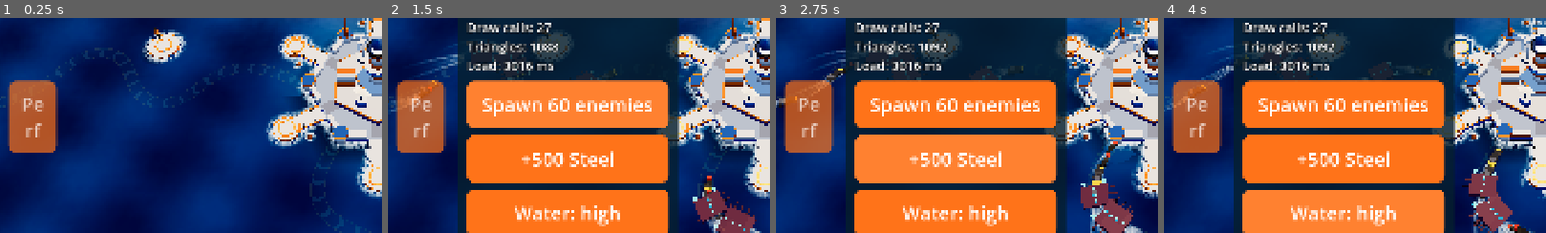
Above: before the commit, frames 1-4 (left to right).
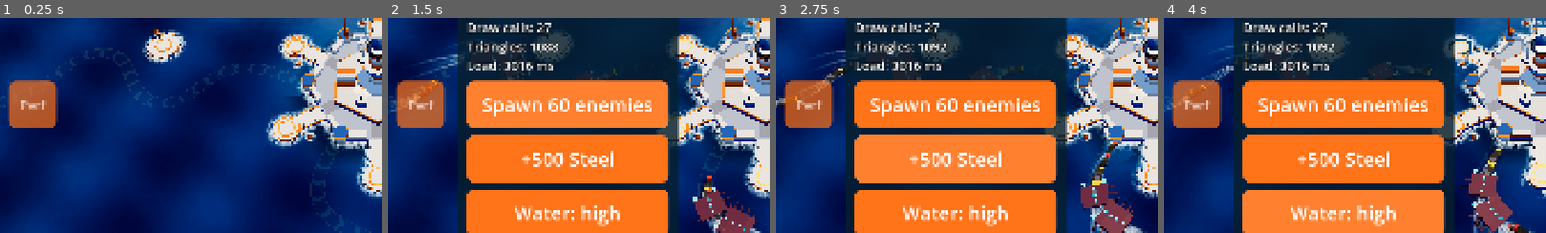
Above: after the commit, the same moments.

Repository: tinydustrystudio-hub/Hai-trinh
Game: Godot game, scene res://main/boot.tscn
Same seed, same stepped clock (60 frames per second), same inputs: the game is played once before the commit and once after it.
Inputs:
- Up to frame 1 (0.25 s): no input
- Up to frame 2 (1.5 s): click "Perf" at 0.5 s; click "Spawn 60 enemies" at 1.25 s
- Up to frame 3 (2.75 s): click "+500 Steel" at 2 s
- Up to frame 4 (4 s): click "Water: high" at 2.75 s; click "Water: low" at 3.5 s
The pictures show only the part of the screen within x 0-50%, y 34-84%; the shares and areas given below are measured in that part.

The runs differ from the first frame. In frame 1, 1.8% of the frame differs, in the area x 2-16%, y 37-63%; in frame 2, 1.8%; in frame 3, 1.9%; in frame 4, 1.8%.

Commit message:
Bước 10: thanh trạng thái một mảnh (Quá tải, máu), vòng sáng MEGA trên mặt sàn, chữ nút không ngắt giữa từ
Co-Authored-By: Claude Opus 5.5 <noreply@anthropic.com>
Claude-Session: https://claude.ai/code/session_017DSNC8MWevobFBo6fQDEF6

Diff:
--- a/enemies/enemy_pool.gd
+++ b/enemies/enemy_pool.gd
@@ -9,9 +9,9 @@
 ## Đàn địch lệch ngang ngẫu nhiên trong khoảng ±LATERAL_SPREAD đơn vị.
 const LATERAL_SPREAD: float = 0.7
 const BAR_WIDTH: float = 2.0
-const BAR_HEIGHT: float = 0.28
+const BAR_HEIGHT: float = 0.4
 const BAR_LIFT: float = 2.2
-const BAR_BACK_COLOR: Color = Color(0.1, 0.1, 0.1, 0.8)
+const BAR_SHADER: Shader = preload("res://fx/bar.gdshader")
 const BAR_FULL_COLOR: Color = Color(0.3, 0.95, 0.35)
 const BAR_LOW_COLOR: Color = Color(1.0, 0.3, 0.2)
 const WAKE_SHADER: Shader = preload("res://enemies/wake.gdshader")
@@ -135,18 +135,17 @@
 func _build_bars() -> void:
 	var quad: QuadMesh = QuadMesh.new()
 	quad.size = Vector2(1.0, 1.0)
-	var material: StandardMaterial3D = StandardMaterial3D.new()
-	material.shading_mode = BaseMaterial3D.SHADING_MODE_UNSHADED
-	material.vertex_color_use_as_albedo = true
-	material.transparency = BaseMaterial3D.TRANSPARENCY_ALPHA
-	material.no_depth_test = true
+	var material: ShaderMaterial = ShaderMaterial.new()
+	material.shader = BAR_SHADER
 	material.render_priority = 10
 	quad.material = material
 	var multimesh: MultiMesh = MultiMesh.new()
 	multimesh.transform_format = MultiMesh.TRANSFORM_3D
 	multimesh.use_colors = true
+	multimesh.use_custom_data = true
 	multimesh.mesh = quad
-	multimesh.instance_count = POOL_SIZE * 2
+	multimesh.instance_count = POOL_SIZE
+	multimesh.custom_aabb = AABB(Vector3(-500, -10, -500), Vector3(1000, 40, 1000))
 	multimesh.visible_instance_count = 0
 	_bars = MultiMeshInstance3D.new()
 	_bars.name = "HealthBars"
@@ -163,18 +162,11 @@
 		if ratio >= 1.0:
 			continue
 		var top: Vector3 = enemy.position + Vector3(0.0, BAR_LIFT, 0.0)
-		var back: Transform3D = Transform3D(_bar_basis.scaled_local(Vector3(BAR_WIDTH, BAR_HEIGHT, 1.0)), top)
-		multimesh.set_instance_transform(used, back)
-		multimesh.set_instance_color(used, BAR_BACK_COLOR)
-		used += 1
-		var fill_width: float = BAR_WIDTH * ratio
-		var fill_center: Vector3 = top + _bar_basis.x * (fill_width - BAR_WIDTH) * 0.5
-		var fill: Transform3D = Transform3D(_bar_basis.scaled_local(Vector3(fill_width, BAR_HEIGHT * 0.7, 1.0)), fill_center)
-		multimesh.set_instance_transform(used, fill)
+		multimesh.set_instance_transform(used, Transform3D(_bar_basis.scaled_local(Vector3(BAR_WIDTH, BAR_HEIGHT, 1.0)), top))
 		multimesh.set_instance_color(used, BAR_LOW_COLOR.lerp(BAR_FULL_COLOR, ratio))
+		multimesh.set_instance_custom_data(used, Color(ratio, 0.0, 0.0, 0.0))
 		used += 1
 	multimesh.visible_instance_count = used
-
 
 func _build_effects() -> void:
 	var wake_mesh: PlaneMesh = PlaneMesh.new()
--- /dev/null
+++ b/fx/bar.gdshader
@@ -0,0 +1,24 @@
+shader_type spatial;
+// Thanh trạng thái nổi (máu địch, Quá tải lô cốt): một mảnh cho cả nền lẫn phần đầy.
+// COLOR = màu phần đầy; INSTANCE_CUSTOM.x = tỉ lệ đầy (0–1).
+render_mode unshaded, blend_mix, depth_draw_never, depth_test_disabled, cull_disabled, shadows_disabled;
+
+uniform vec4 back_color : source_color = vec4(0.05, 0.08, 0.12, 0.8);
+// Viền nền quanh phần đầy, theo tỉ lệ chiều cao.
+uniform float border = 0.18;
+
+varying vec4 v_fill_color;
+varying float v_fill;
+
+void vertex() {
+	v_fill_color = COLOR;
+	v_fill = INSTANCE_CUSTOM.x;
+}
+
+void fragment() {
+	float inside_y = step(border, UV.y) * step(UV.y, 1.0 - border);
+	float filled = step(UV.x, v_fill) * inside_y;
+	vec4 color = mix(back_color, vec4(v_fill_color.rgb, 1.0), filled);
+	ALBEDO = color.rgb;
+	ALPHA = color.a;
+}
--- a/fx/mega_burst.gdshader
+++ b/fx/mega_burst.gdshader
@@ -1,6 +1,6 @@
 shader_type spatial;
 // Vòng sáng cam bung ra khi kích MEGA. COLOR.r = tiến độ (0–1), COLOR.g = 1 cho vòng đầy đủ, 0 cho bản nhẹ.
-render_mode unshaded, blend_add, depth_draw_never, cull_disabled, shadows_disabled;
+render_mode unshaded, blend_add, depth_draw_never, depth_test_disabled, cull_disabled, shadows_disabled;
 
 uniform vec4 burst_color : source_color = vec4(1.0, 0.55, 0.15, 1.0);
 
@@ -14,9 +14,9 @@
 
 void fragment() {
 	float r = length(UV * 2.0 - 1.0);
-	float ring = smoothstep(0.72, 0.9, r) * (1.0 - smoothstep(0.9, 1.0, r));
+	float ring = smoothstep(0.62, 0.88, r) * (1.0 - smoothstep(0.9, 1.0, r));
 	float fill = (1.0 - smoothstep(0.0, 0.9, r)) * 0.25 * v_full;
 	float fade = 1.0 - v_progress;
-	float strength = mix(0.45, 1.6, v_full);
+	float strength = mix(0.5, 2.2, v_full);
 	ALBEDO = burst_color.rgb * (ring + fill) * fade * strength;
 }
--- a/fx/mega_bursts.gd
+++ b/fx/mega_bursts.gd
@@ -48,7 +48,7 @@
 	if slot == -1:
 		return false
 	var full: bool = full_count() < MAX_FULL
-	_centers[slot] = Vector3(center.x, 0.3, center.z)
+	_centers[slot] = Vector3(center.x, 1.0, center.z)
 	_radius[slot] = radius if full else LIGHT_RADIUS
 	_age[slot] = 0.0
 	_full[slot] = 1 if full else 0
--- a/fx/overload_bars.gd
+++ b/fx/overload_bars.gd
@@ -4,10 +4,10 @@
 ## đang nạp cam nhạt; sẵn sàng cam sáng nhấp nháy; MEGA trắng nóng; làm mát xanh lạnh.
 
 const MAX_TOWERS: int = 16
-const WIDTH: float = 2.4
-const HEIGHT: float = 0.32
+const WIDTH: float = 3.4
+const HEIGHT: float = 0.5
 const LIFT: float = 3.4
-const BACK: Color = Color(0.05, 0.08, 0.12, 0.75)
+const BAR_SHADER: Shader = preload("res://fx/bar.gdshader")
 const CHARGING: Color = Color(1.0, 0.6, 0.25)
 const READY: Color = Color(1.0, 0.5, 0.05)
 const MEGA: Color = Color(1.0, 0.95, 0.75)
@@ -20,18 +20,16 @@
 func _ready() -> void:
 	var quad: QuadMesh = QuadMesh.new()
 	quad.size = Vector2.ONE
-	var material: StandardMaterial3D = StandardMaterial3D.new()
-	material.shading_mode = BaseMaterial3D.SHADING_MODE_UNSHADED
-	material.vertex_color_use_as_albedo = true
-	material.transparency = BaseMaterial3D.TRANSPARENCY_ALPHA
-	material.no_depth_test = true
+	var material: ShaderMaterial = ShaderMaterial.new()
+	material.shader = BAR_SHADER
 	material.render_priority = 9
 	quad.material = material
 	multimesh = MultiMesh.new()
 	multimesh.transform_format = MultiMesh.TRANSFORM_3D
 	multimesh.use_colors = true
+	multimesh.use_custom_data = true
 	multimesh.mesh = quad
-	multimesh.instance_count = MAX_TOWERS * 2
+	multimesh.instance_count = MAX_TOWERS
 	multimesh.visible_instance_count = 0
 	multimesh.custom_aabb = AABB(Vector3(-500, -10, -500), Vector3(1000, 40, 1000))
 	cast_shadow = GeometryInstance3D.SHADOW_CASTING_SETTING_OFF
@@ -46,17 +44,12 @@
 	_time += delta
 	var used: int = 0
 	for tower: Tower in towers:
-		if used + 2 > multimesh.instance_count:
+		if used >= multimesh.instance_count:
 			break
 		var top: Vector3 = tower.global_position + Vector3(0.0, LIFT, 0.0)
 		multimesh.set_instance_transform(used, Transform3D(_basis.scaled_local(Vector3(WIDTH, HEIGHT, 1.0)), top))
-		multimesh.set_instance_color(used, BACK)
-		used += 1
-		var fill: float = tower.overload.display_fill()
-		var width: float = maxf(WIDTH * fill, 0.001)
-		var center: Vector3 = top + _basis.x * (width - WIDTH) * 0.5
-		multimesh.set_instance_transform(used, Transform3D(_basis.scaled_local(Vector3(width, HEIGHT * 0.7, 1.0)), center))
 		multimesh.set_instance_color(used, color_for(tower.overload.state, _time))
+		multimesh.set_instance_custom_data(used, Color(tower.overload.display_fill(), 0.0, 0.0, 0.0))
 		used += 1
 	multimesh.visible_instance_count = used
 
--- a/ui/debug_overlay.gd
+++ b/ui/debug_overlay.gd
@@ -33,6 +33,7 @@
 		return
 	var toggle: Button = UiStyle.primary_button(&"DEBUG_TOGGLE", UiStyle.MIN_BUTTON)
 	toggle.name = "Toggle"
+	toggle.add_theme_font_size_override(&"font_size", 32)
 	toggle.modulate = Color(1, 1, 1, 0.7)
 	toggle.set_anchors_and_offsets_preset(Control.PRESET_CENTER_LEFT, Control.PRESET_MODE_MINSIZE, UiStyle.MARGIN)
 	toggle.pressed.connect(func() -> void: expanded = not expanded)
--- a/ui/mega_tray.gd
+++ b/ui/mega_tray.gd
@@ -6,7 +6,7 @@
 signal mega_requested(tower: Tower)
 
 const MAX_SLOTS: int = 4
-const BUTTON_SIZE: float = 140.0
+const BUTTON_SIZE: float = 150.0
 const GAP: float = 16.0
 
 ## Lô cốt đang chờ kích, theo thứ tự đầy thanh.
@@ -21,7 +21,7 @@
 	for i: int in MAX_SLOTS:
 		var button: Button = UiStyle.primary_button(&"", Vector2(BUTTON_SIZE, BUTTON_SIZE))
 		button.name = "Mega%d" % i
-		button.add_theme_font_size_override(&"font_size", 30)
+		button.add_theme_font_size_override(&"font_size", 22)
 		button.pressed.connect(_on_pressed.bind(i))
 		button.visible = false
 		add_child(button)
--- a/ui/ui_style.gd
+++ b/ui/ui_style.gd
@@ -30,7 +30,7 @@
 	button.text = text_key
 	button.custom_minimum_size = Vector2(maxf(min_size.x, MIN_BUTTON.x), maxf(min_size.y, MIN_BUTTON.y))
 	# Chữ dài thì xuống dòng trong nút, không làm nút nở ra đè lên nút bên cạnh.
-	button.autowrap_mode = TextServer.AUTOWRAP_WORD_SMART
+	button.autowrap_mode = TextServer.AUTOWRAP_WORD
 	button.add_theme_font_size_override(&"font_size", BUTTON_TEXT_SIZE)
 	button.add_theme_color_override(&"font_color", TEXT)
 	button.add_theme_color_override(&"font_pressed_color", TEXT)
Not shown, added: fx/bar.gdshader.uid
Not shown, changed: .gitignore
